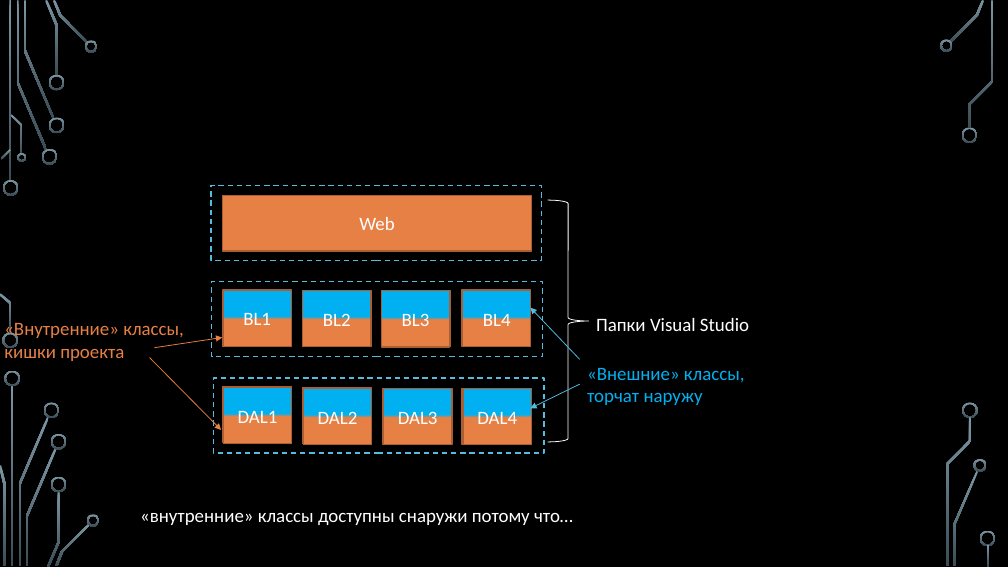
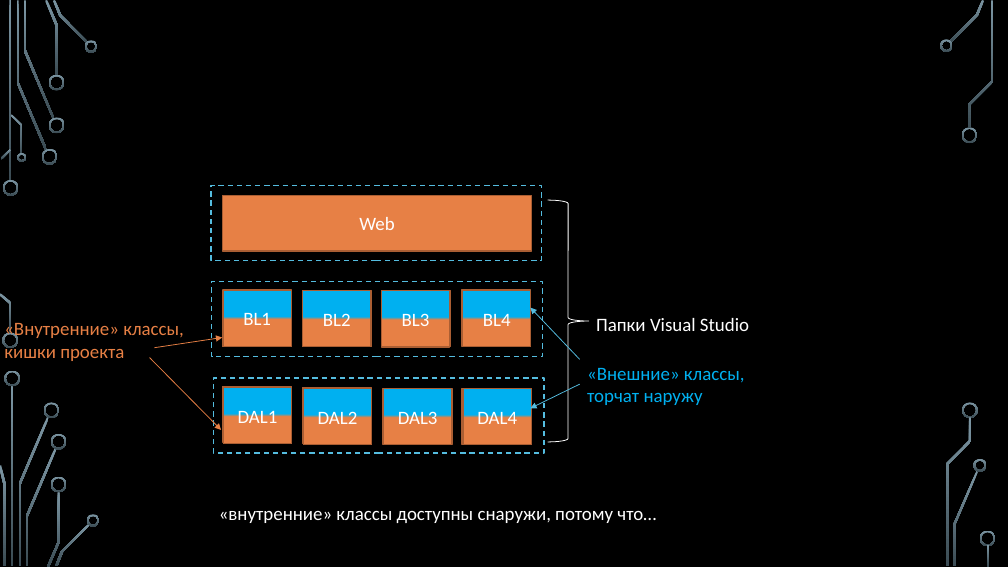
Before and after one commit to sergeyryskulov/Presentations, a slide deck: slide 5 of 8. Гексагональная архитектура/Архитектура больших проектов.pptx (slide 6 before the commit). Drawn at 1008x567 pixels with LibreOffice and Linux fonts; fonts in the diff are those of the drawing; background and template pictures are left out. Boxes give left, top, right and bottom in pixels: in the first picture for what was removed or moved away, otherwise in the second. Text is boxed around its words. In the diff, an @@ line names an element or a change of style, - is before the commit and + after.

```diff
--- a/8. Гексагональная архитектура/Архитектура больших проектов.pptx
+++ b/8. Гексагональная архитектура/Архитектура больших проектов.pptx
@@ text at <box>219,511,656,523</box>: text changed @@
-«внутренние» классы доступны снаружи потому что…
+«внутренние» классы доступны снаружи, потому что…
```
Also in this commit, not shown: 10 other slides changed, 3 slides added, 2 slides removed, 1 other file.
